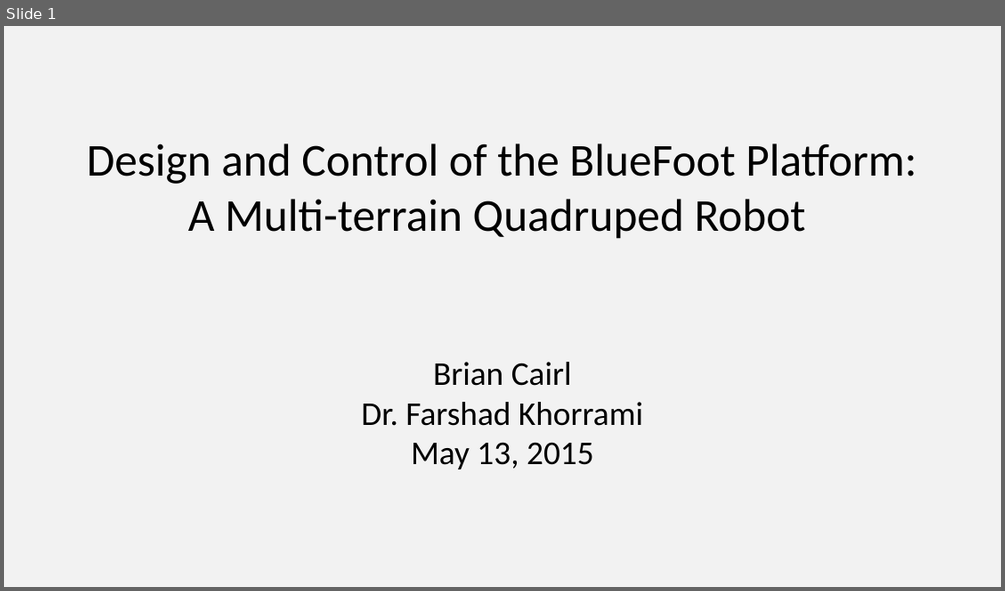
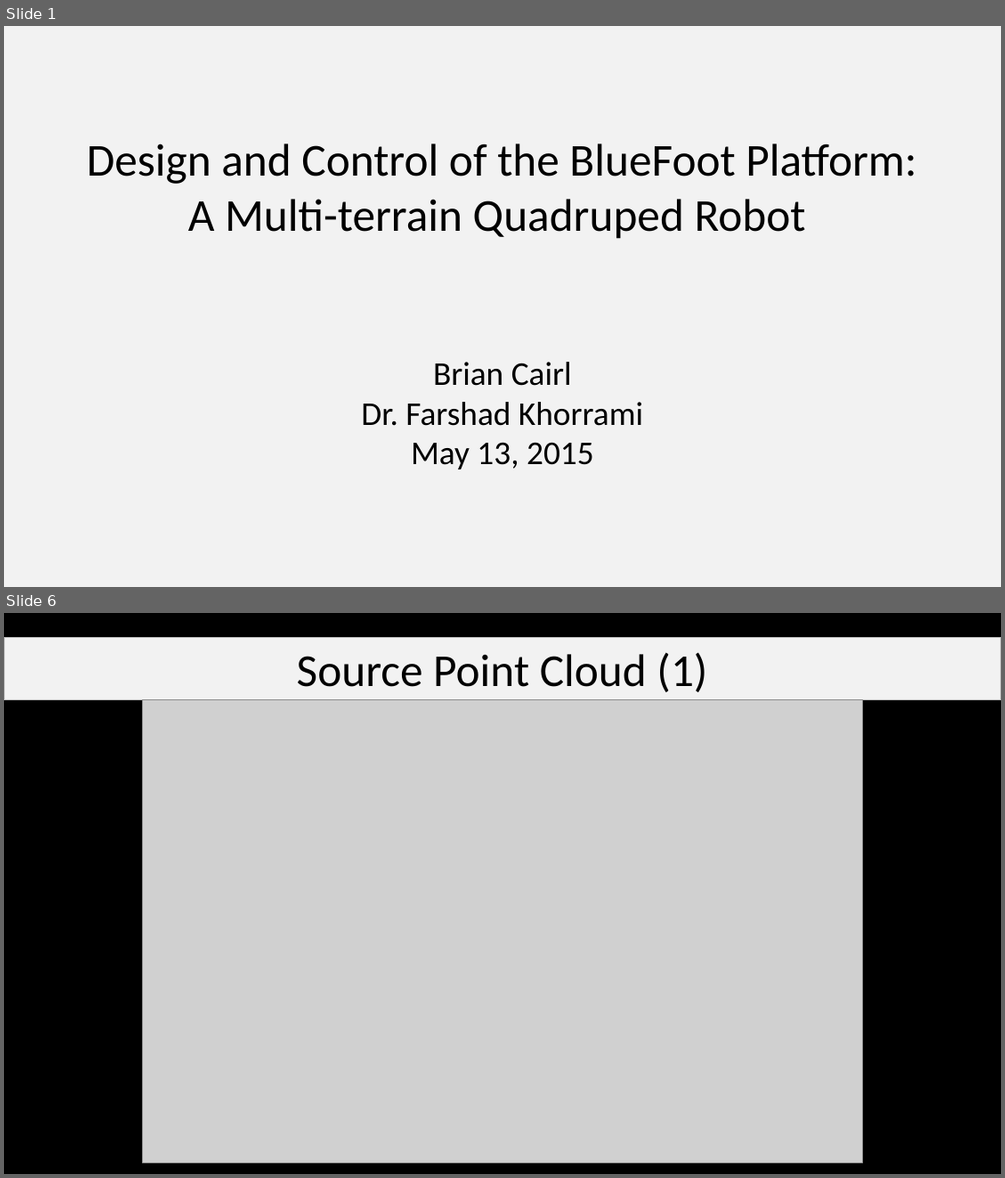
Before and after one commit to bcairl01/Masters-Thesis, a slide deck: presentation/main.pptx. Shown one above the other, each under a label of ours: slide 1 before the commit, slides 1 and 6 after it; the slides between them are not shown. The pictures are 1005x591 and 1005x1178 pixels, drawn with LibreOffice and Linux fonts; fonts in the diff are those of the drawing; grey boxes stand for pictures. Boxes give left, top, right and bottom in pixels: in the first picture for what was removed or moved away, otherwise in the second. Text is boxed around its words. In the diff, an @@ line names an element or a change of style, - is before the commit and + after.

```diff
--- a/presentation/main.pptx
+++ b/presentation/main.pptx
@@ slide 6 added at box(4, 613, 1001, 1174), background #000000 @@
@@ rectangle added at box(4, 637, 1001, 699), fill #F2F2F2, outline #BFBFBF 0.75 pt, 44 pt, text #000000 @@
+Source Point Cloud (1)
@@ picture added at box(143, 700, 863, 1163) @@
```
Also in this commit, not shown: 1 slide changed, 6 other slides added, 3 other files.
